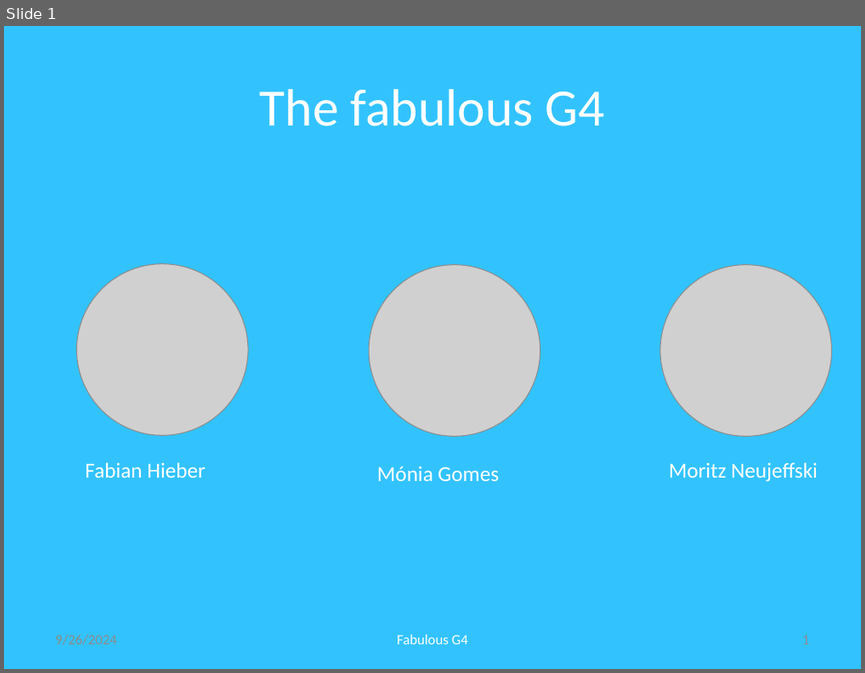
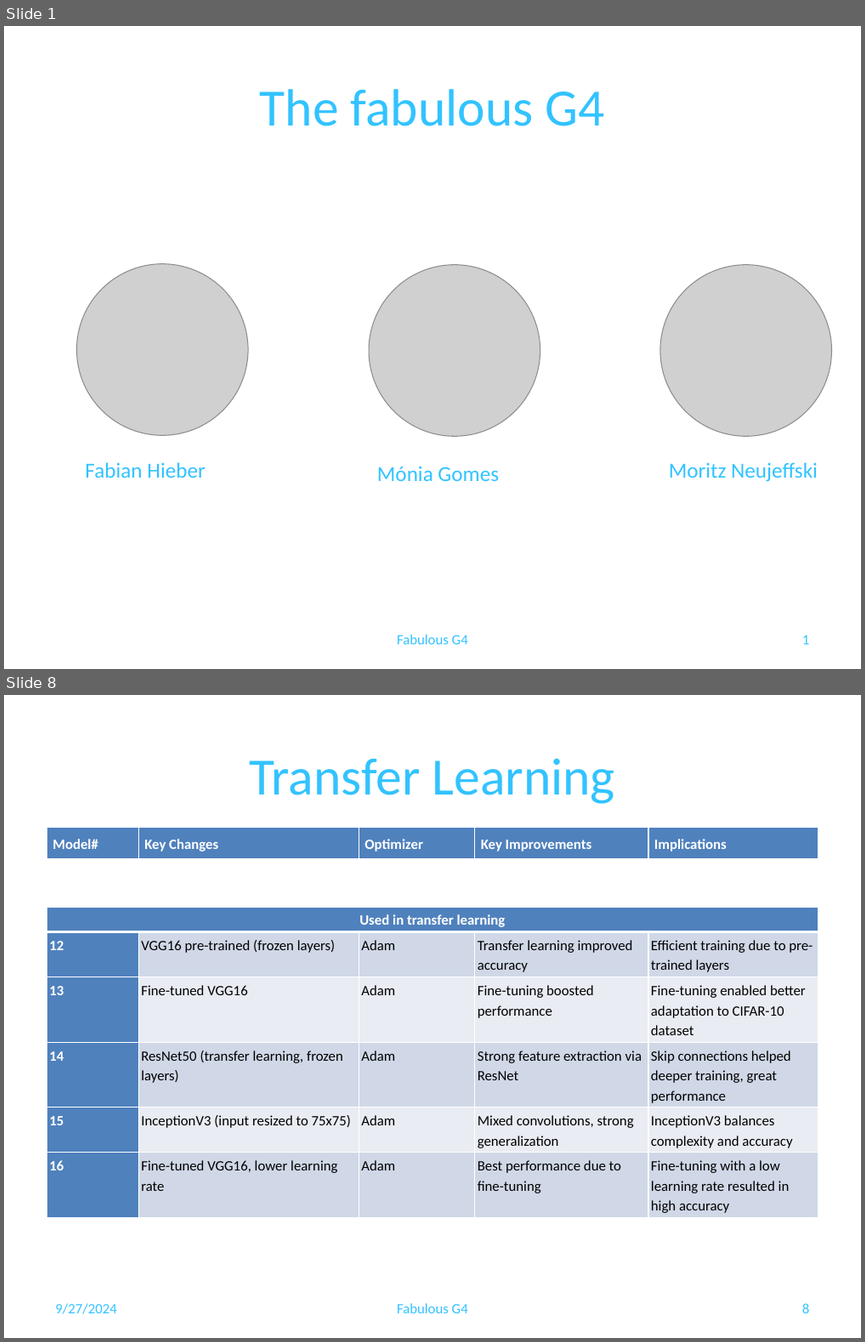
Before and after one commit to babyodacode/image_classification_project, a slide deck: docs/Deep learning Image Classification with CNN_G4.pptx. Shown one above the other, each under a label of ours: slide 1 before the commit, slides 1 and 8 after it; the slides between them are not shown. The pictures are 865x673 and 865x1342 pixels, drawn with LibreOffice and Linux fonts; fonts in the diff are those of the drawing; grey boxes stand for pictures. Boxes give left, top, right and bottom in pixels: in the first picture for what was removed or moved away, otherwise in the second. Text is boxed around its words. In the diff, an @@ line names an element or a change of style, - is before the commit and + after.

```diff
--- a/docs/Deep learning Image Classification with CNN_G4.pptx
+++ b/docs/Deep learning Image Classification with CNN_G4.pptx
@@ slide 8 added at (x1=4, y1=695, x2=861, y2=1338), background #FFFFFF @@
@@ title added at (x1=250, y1=758, x2=615, y2=804), 44 pt, text #32C3FF @@
+Transfer Learning
@@ table added at (x1=46, y1=828, x2=817, y2=859), 1 rows, 5 columns @@
+Model# | Key Changes | Optimizer | Key Improvements | Implications
@@ table added at (x1=46, y1=907, x2=817, y2=1216), 6 rows, 5 columns @@
+Used in transfer learning |  |  |  | 
+12 | VGG16 pre-trained (frozen layers) | Adam | Transfer learning improved accuracy | Efficient training due to pre-trained layers
+13 | Fine-tuned VGG16 | Adam | Fine-tuning boosted performance | Fine-tuning enabled better adaptation to CIFAR-10 dataset
+14 | ResNet50 (transfer learning, frozen layers) | Adam | Strong feature extraction via ResNet | Skip connections helped deeper training, great performance
+15 | InceptionV3 (input resized to 75x75) | Adam | Mixed convolutions, strong generalization | InceptionV3 balances complexity and accuracy
+16 | Fine-tuned VGG16, lower learning rate | Adam | Best performance due to fine-tuning | Fine-tuning with a low learning rate resulted in high accuracy
@@ text added at (x1=55, y1=1303, x2=116, y2=1314), 12 pt, text #32C3FF @@
+9/27/2024
@@ text added at (x1=397, y1=1303, x2=468, y2=1313), 12 pt, text #32C3FF @@
+Fabulous G4
@@ page number added at (x1=802, y1=1303, x2=809, y2=1313), 12 pt, text #32C3FF @@
+8
@@ slide 1 changed as well @@
@@ background #32C3FF to #FFFFFF @@
@@ text removed at (x1=55, y1=634, x2=116, y2=645) @@
-9/26/2024
@@ text colour #FFFFFF to #32C3FF in 5 elements at (x1=260, y1=89, x2=604, y2=126), (x1=669, y1=462, x2=817, y2=482), (x1=377, y1=465, x2=499, y2=481), (x1=85, y1=462, x2=205, y2=477), (x1=397, y1=634, x2=468, y2=644) @@
@@ page number at (x1=802, y1=635, x2=809, y2=644): text colour #8C8C8C to #32C3FF @@
```
Also in this commit, not shown: 5 other slides changed, 3 other slides added, 8 slides removed, 2 other files.
